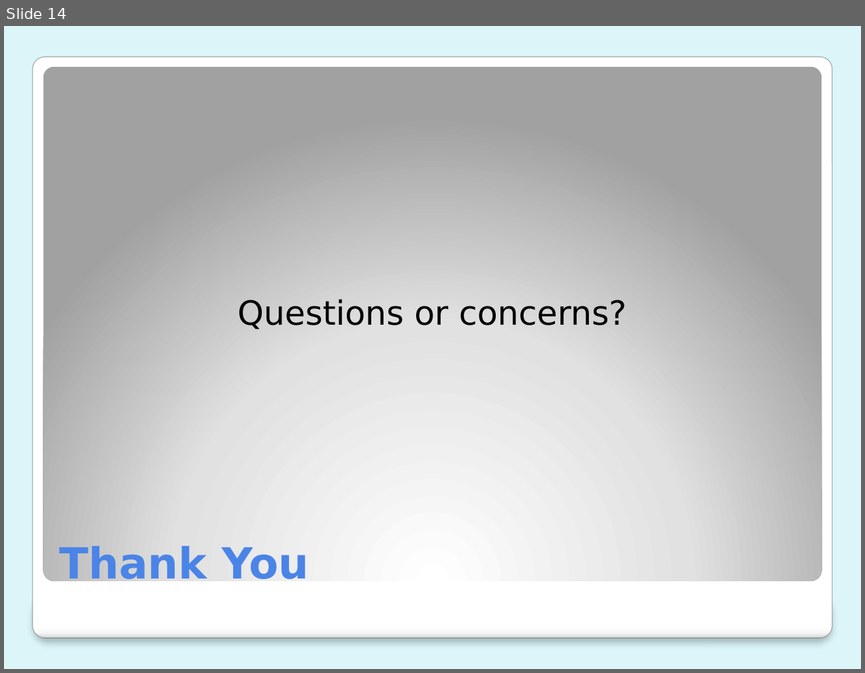
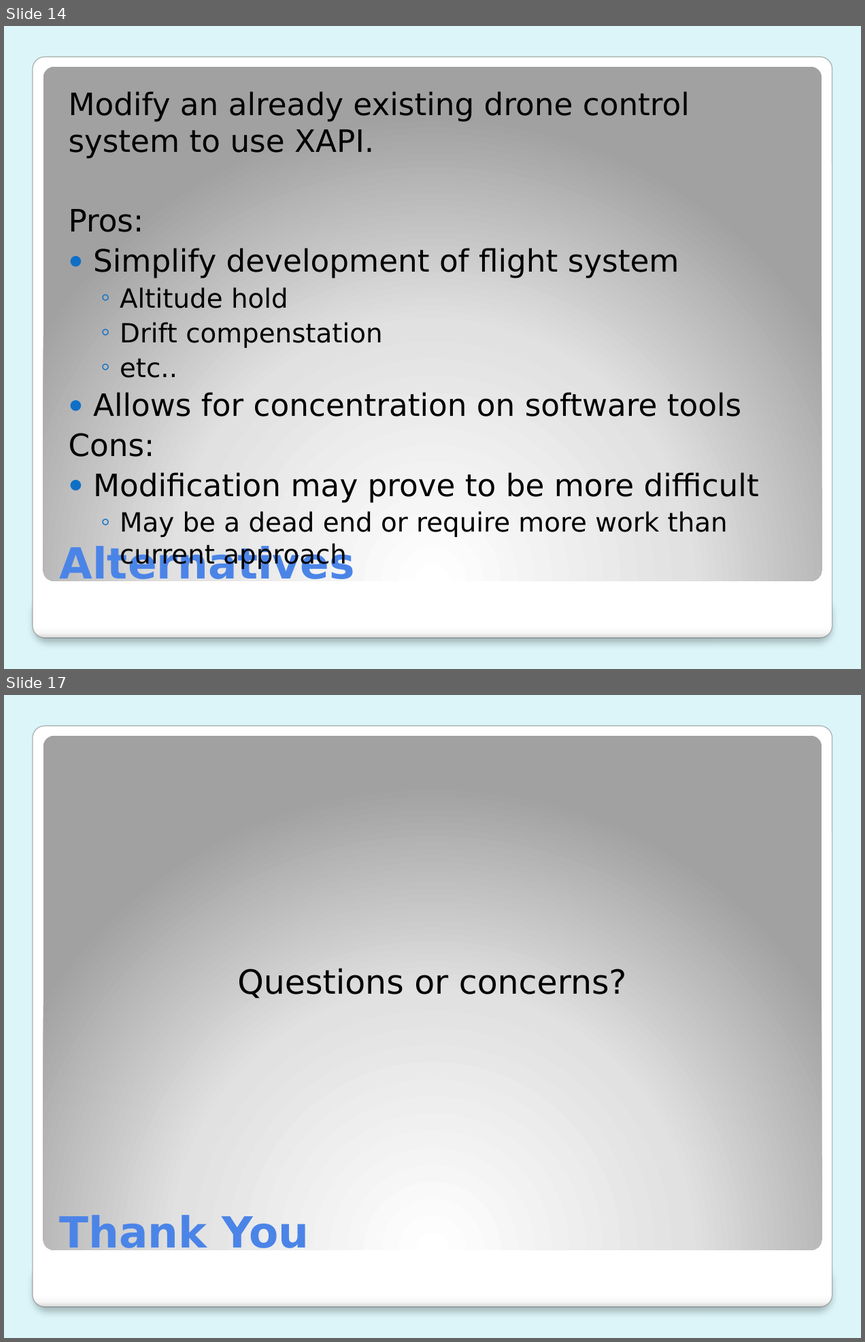
Before and after one commit to bigwookiee/Mission-Control, a slide deck: Documents/designReview.pptx. Shown one above the other, each under a label of ours: slide 14 before the commit, slides 14 and 17 after it; the slides between them are not shown. The pictures are 865x673 and 865x1342 pixels, drawn with LibreOffice and Linux fonts; fonts in the diff are those of the drawing. Boxes give left, top, right and bottom in pixels: in the first picture for what was removed or moved away, otherwise in the second. Text is boxed around its words. In the diff, an @@ line names an element or a change of style, - is before the commit and + after.

```diff
--- a/Documents/designReview.pptx
+++ b/Documents/designReview.pptx
@@ slide 14 added at box(4, 26, 861, 669), background #DBF5F9; not listed: 3 template elements that a slide beside it also shows @@
@@ text added at box(68, 91, 759, 569), 25.9 pt, text #000000 @@
+Modify an already existing drone control system to use XAPI.
+Pros:
+● Simplify development of flight system
+  ◦ Altitude hold
+  ◦ Drift compenstation
+  ◦ etc..
+● Allows for concentration on software tools
+Cons:
+● Modification may prove to be more difficult
+  ◦ May be a dead end or require more work than current approach
@@ title added at box(60, 543, 355, 587), 36 pt, text #4C84E8, bold @@
+Alternatives
@@ what was slide 14 is now slide 17 @@
```
Also in this commit, not shown: 8 slides changed, 2 other slides added.
